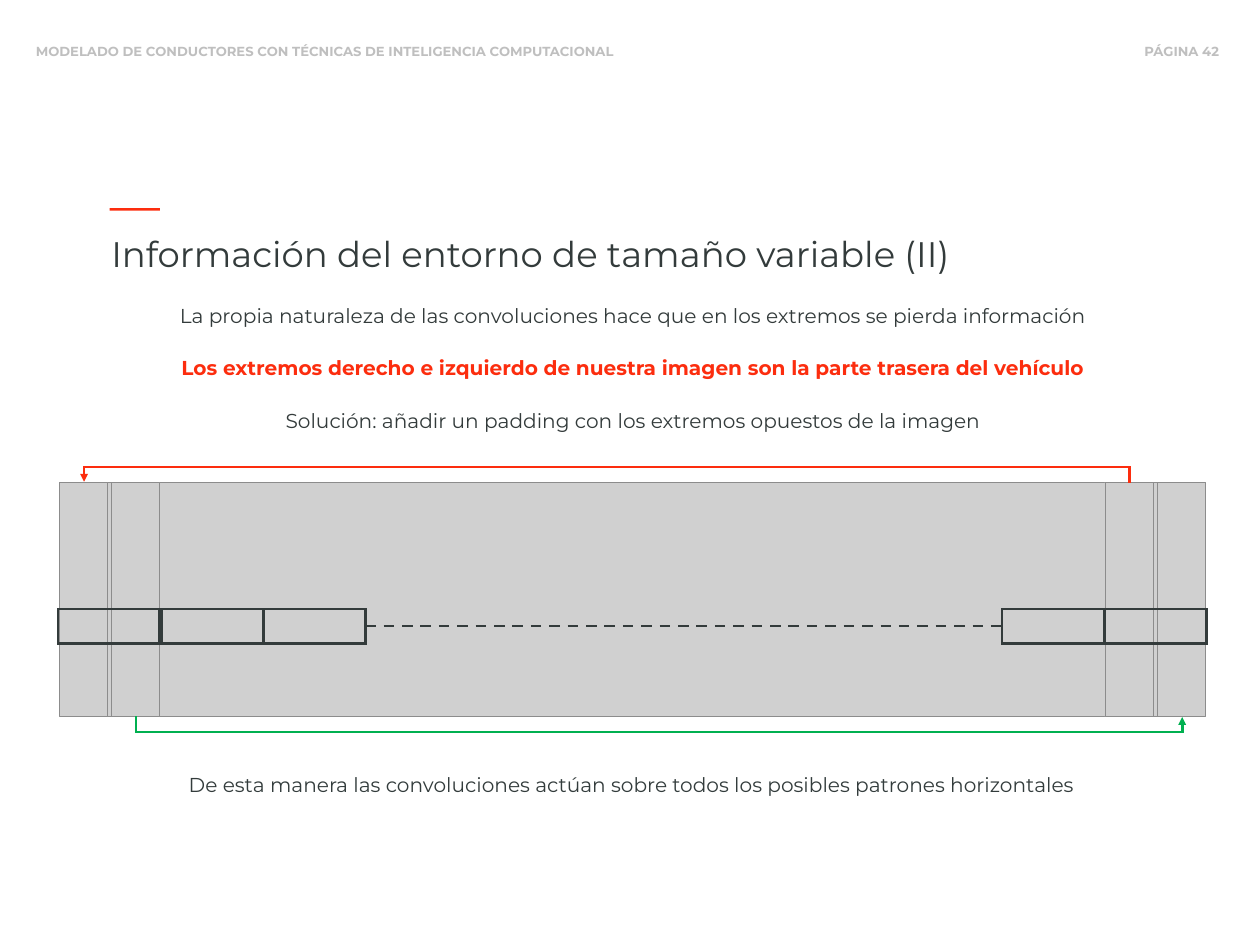
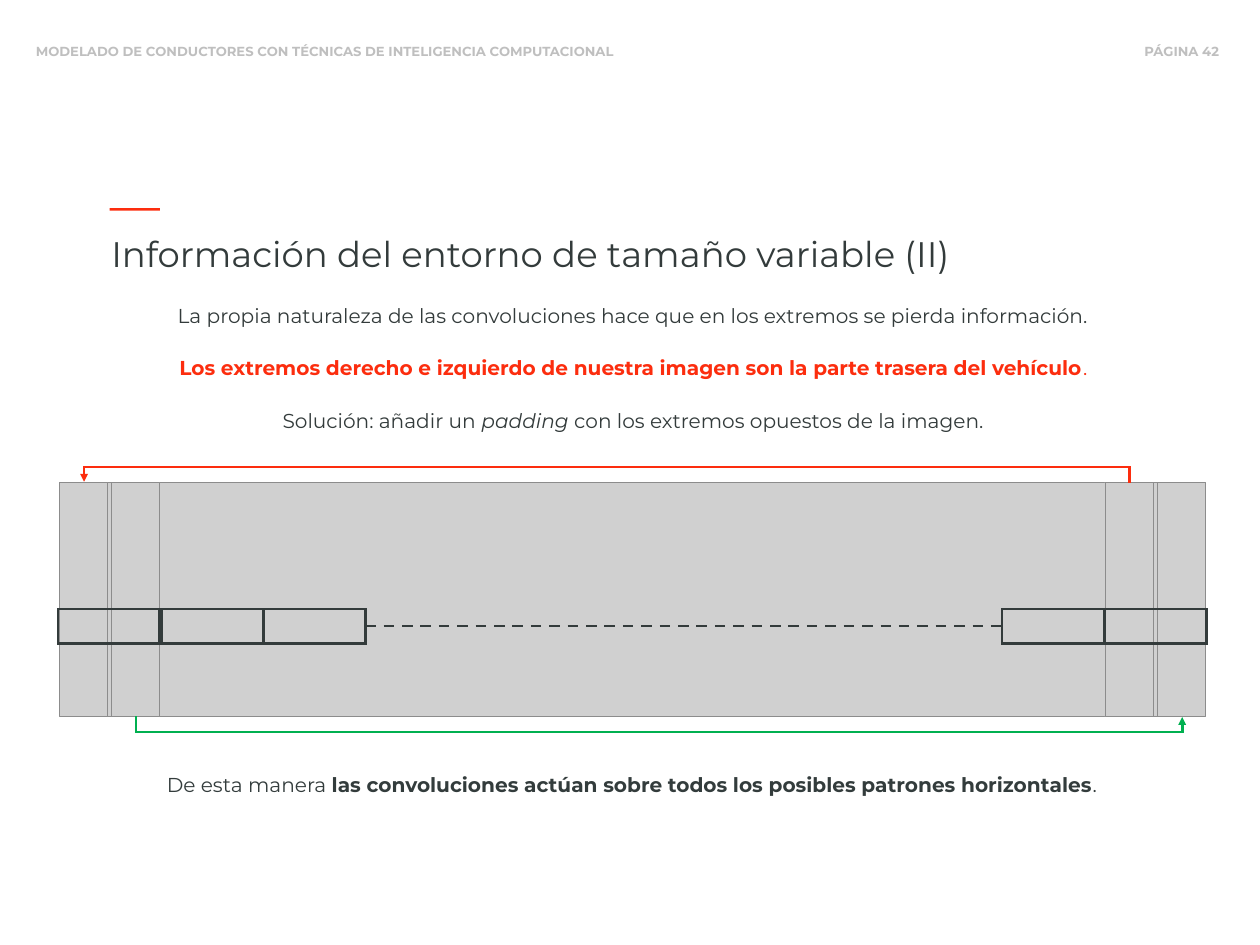
Before and after one commit to blazaid/PhD-Alberto, a slide deck: slide 42 of slides/phd-slides.pptx. Drawn at 1260x945 pixels with LibreOffice and Linux fonts; fonts in the diff are those of the drawing; grey boxes stand for pictures. Boxes give left, top, right and bottom in pixels: in the first picture for what was removed or moved away, otherwise in the second. Text is boxed around its words. In the diff, an @@ line names an element or a change of style, - is before the commit and + after.

```diff
--- a/slides/phd-slides.pptx
+++ b/slides/phd-slides.pptx
@@ text at <box>178,308,1088,327</box>: text changed @@
-La propia naturaleza de las convoluciones hace que en los extremos se pierda información
+La propia naturaleza de las convoluciones hace que en los extremos se pierda información.
@@ text at <box>179,359,1087,379</box>: text changed @@
-Los extremos derecho e izquierdo de nuestra imagen son la parte trasera del vehículo
+Los extremos derecho e izquierdo de nuestra imagen son la parte trasera del vehículo.
@@ text at <box>283,413,984,432</box>: text changed @@
-Solución: añadir un padding con los extremos opuestos de la imagen
+Solución: añadir un padding con los extremos opuestos de la imagen.
@@ text at <box>167,776,1097,796</box>: text changed; bold on @@
-De esta manera las convoluciones actúan sobre todos los posibles patrones horizontales
+De esta manera las convoluciones actúan sobre todos los posibles patrones horizontales.
```
Also in this commit, not shown: 35 other slides changed, 1 other file.
